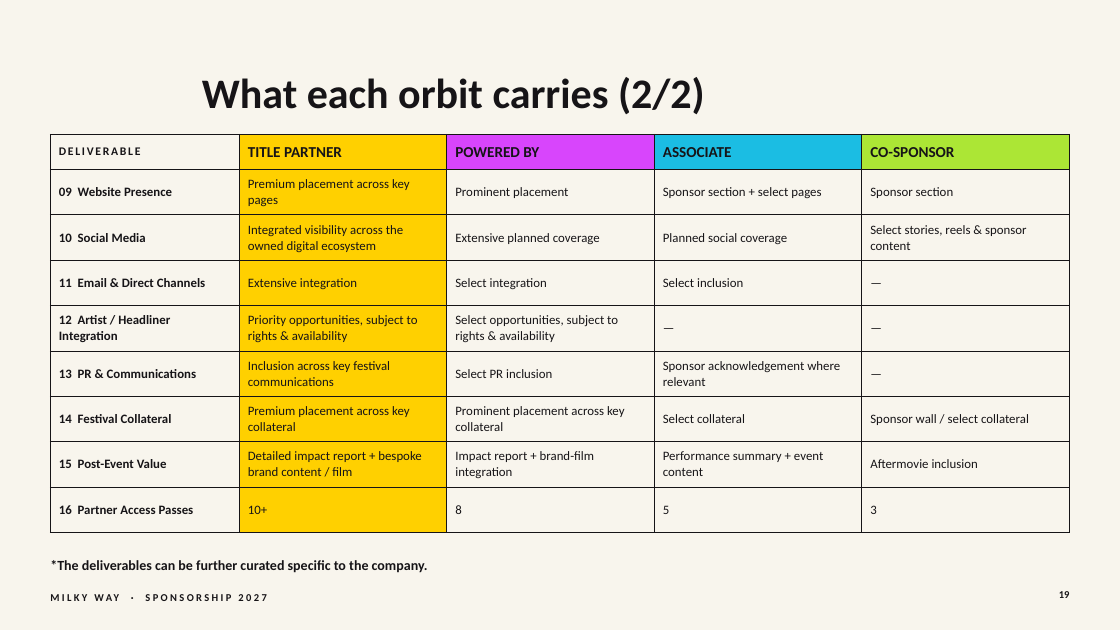
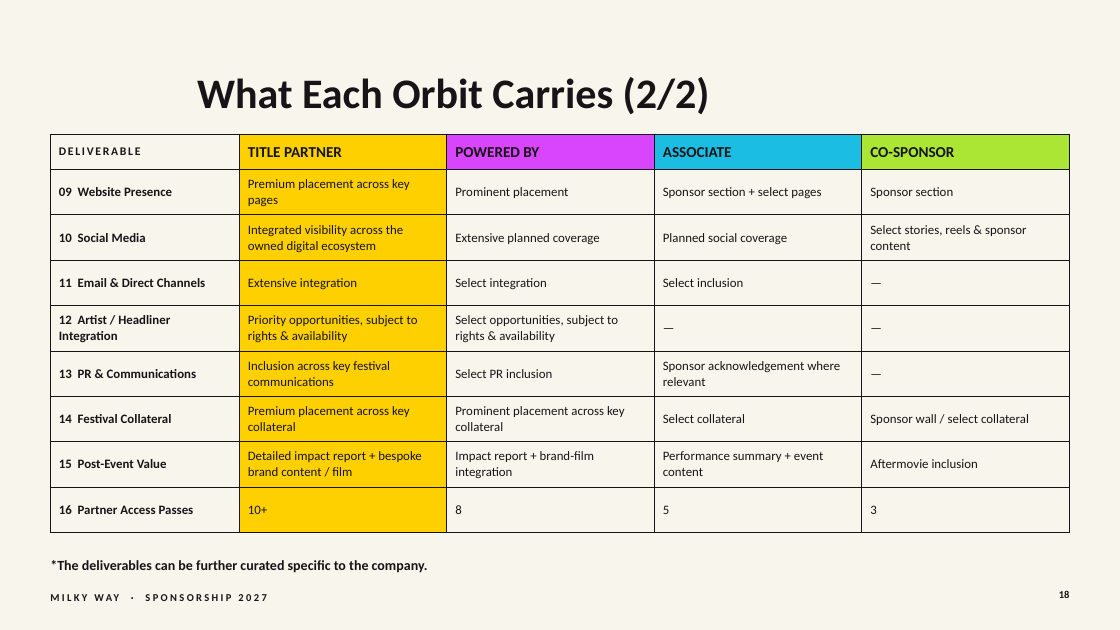
Before and after one commit to adityamittal2103/milkywayspons, a slide deck: slide 18 of deck/Milky-Way-Sponsorship-2027.pptx (slide 19 before the commit). Drawn at 1120x630 pixels with LibreOffice and Linux fonts; fonts in the diff are those of the drawing. Boxes give left, top, right and bottom in pixels: in the first picture for what was removed or moved away, otherwise in the second. Text is boxed around its words. In the diff, an @@ line names an element or a change of style, - is before the commit and + after.

```diff
--- a/deck/Milky-Way-Sponsorship-2027.pptx
+++ b/deck/Milky-Way-Sponsorship-2027.pptx
@@ title at (197,77,710,114): text changed @@
-What each orbit carries (2/2)
+What Each Orbit Carries (2/2)
```
Also in this commit, not shown: 14 other slides changed, 1 slide added, 2 slides removed, 30 other files.
